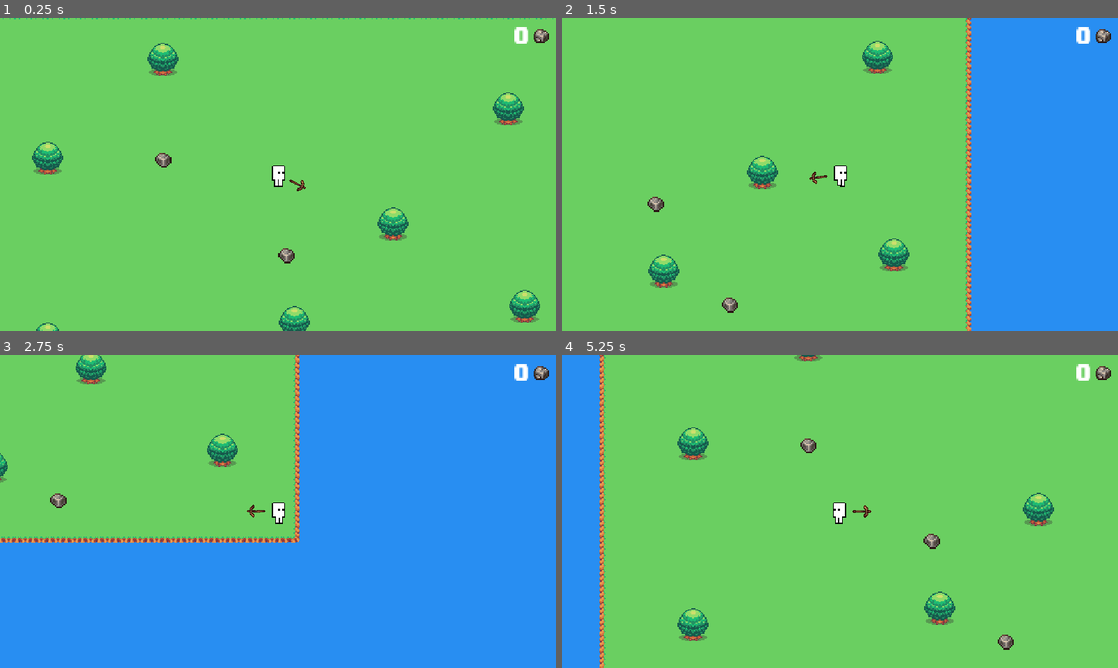
Above: before the commit, frames 1-4 (two rows, left to right).
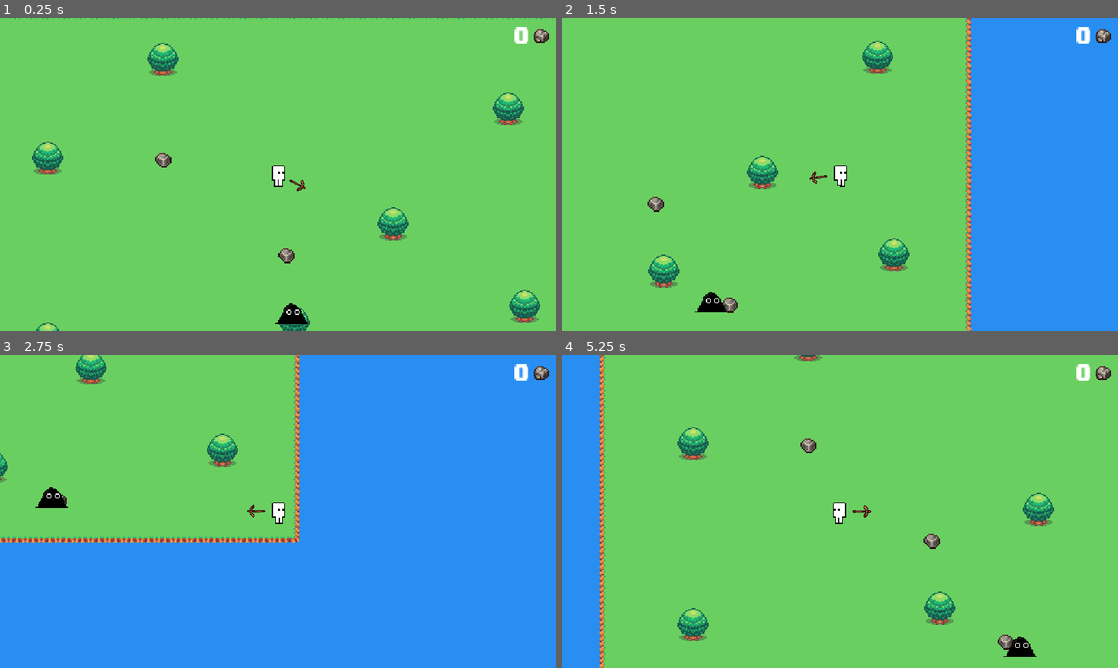
Above: after the commit, the same moments.

Repository: iglobruhka/Creatory2
Game: Godot game, scene res://MainScene.tscn
The game is run twice, just before and just after one commit, with the same random seed, the same clock (stepped at 60 frames per second) and the same inputs.
Inputs (mouse positions are in pixels of both pictures, inside the frame that each line leads up to):
- Up to frame 1 (0.25 s): no input
- Up to frame 2 (1.5 s): move the mouse to (845, 255) at 0.52 s; hold Right (ui_right) 0.53-1.28 s; click (845, 255) at 0.6 s; move the mouse to (728, 190) at 1.27 s; hold Down (ui_down) from 1.28 s (still down); click (728, 190) at 1.35 s
- Up to frame 3 (2.75 s): move the mouse to (166, 511) at 2.02 s; release Down (ui_down) at 2.03 s; hold Right (ui_right) from 2.03 s (still down); click (166, 511) at 2.1 s
- Up to frame 4 (5.25 s): move the mouse to (812, 574) at 2.77 s; release Right (ui_right) at 2.78 s; hold Up (ui_up) 2.78-3.53 s; click (812, 574) at 2.85 s; move the mouse to (1006, 558) at 3.52 s; hold Left (ui_left) 3.53-5.03 s; click (1006, 558) at 3.6 s; move the mouse to (606, 498) at 4.27 s; click (606, 498) at 4.35 s; move the mouse to (867, 511) at 5.02 s; hold Down (ui_down) from 5.03 s (still down); click (867, 511) at 5.1 s

The runs differ from the first frame. In frame 1, 0.2% of the frame differs, in the area x 49-56%, y 91-98%; in frame 2, 0.2%; in frame 3, 0.2%, in the area x 6-13%, y 42-49%; in frame 4, 0.2%.

Commit message:
slime
slime 1.0

Diff:
--- /dev/null
+++ b/Creature/scene/enemy.tscn
@@ -0,0 +1,66 @@
+[gd_scene load_steps=7 format=3 uid="uid://5uepu42hkxrh"]
+
+[ext_resource type="Script" path="res://scripts/Enemy.gd" id="1_x50rf"]
+[ext_resource type="Texture2D" uid="uid://b3pgu06ecgbuh" path="res://sprite/slimeSheet.png" id="2_56u1w"]
+
+[sub_resource type="RectangleShape2D" id="RectangleShape2D_f8cqg"]
+size = Vector2(28, 13)
+
+[sub_resource type="Animation" id="Animation_5bfkn"]
+resource_name = "slimeRunAnim"
+tracks/0/type = "value"
+tracks/0/imported = false
+tracks/0/enabled = true
+tracks/0/path = NodePath("Sprite2D:frame")
+tracks/0/interp = 1
+tracks/0/loop_wrap = true
+tracks/0/keys = {
+"times": PackedFloat32Array(0, 0.1, 0.2, 0.3, 0.4, 0.5),
+"transitions": PackedFloat32Array(1, 1, 1, 1, 1, 1),
+"update": 1,
+"values": [0, 1, 2, 3, 4, 5]
+}
+
+[sub_resource type="Animation" id="Animation_tlaja"]
+length = 0.001
+tracks/0/type = "value"
+tracks/0/imported = false
+tracks/0/enabled = true
+tracks/0/path = NodePath("Sprite2D:frame")
+tracks/0/interp = 1
+tracks/0/loop_wrap = true
+tracks/0/keys = {
+"times": PackedFloat32Array(0),
+"transitions": PackedFloat32Array(1),
+"update": 1,
+"values": [0]
+}
+
+[sub_resource type="AnimationLibrary" id="AnimationLibrary_l0hwa"]
+_data = {
+"RESET": SubResource("Animation_tlaja"),
+"slimeRunAnim": SubResource("Animation_5bfkn")
+}
+
+[node name="Enemy" type="CharacterBody2D"]
+z_index = 3
+collision_layer = 2
+collision_mask = 2
+script = ExtResource("1_x50rf")
+
+[node name="CollisionShape2D" type="CollisionShape2D" parent="."]
+position = Vector2(1, 8.5)
+shape = SubResource("RectangleShape2D_f8cqg")
+
+[node name="Sprite2D" type="Sprite2D" parent="."]
+texture = ExtResource("2_56u1w")
+hframes = 6
+
+[node name="StopTimer" type="Timer" parent="."]
+
+[node name="AnimationPlayer" type="AnimationPlayer" parent="."]
+libraries = {
+"": SubResource("AnimationLibrary_l0hwa")
+}
+
+[connection signal="timeout" from="StopTimer" to="." method="_on_stop_timer_timeout"]
--- /dev/null
+++ b/Creature/scripts/Enemy.gd
@@ -0,0 +1,40 @@
+extends CharacterBody2D
+
+var stands = true
+var destantion = Vector2()
+var speed = 50
+
+func _process(delta):
+	if velocity:
+		move_and_slide()
+		position.x = clamp(position.x, 0, 1000)
+		position.y = clamp(position.y, 0, 1000)
+	wander()
+
+func set_distanse(dest):
+	destantion = dest
+	velocity = (destantion - position).normalized() * speed
+	stands = false
+
+func cancel_movement():
+	velocity = Vector2()
+	destantion = Vector2()
+	$StopTimer.start(1)
+
+func wander():
+	var pos = position
+	if stands:
+		randomize()
+		var x = int(randf_range(pos.x - 150, pos.x + 150))
+		var y = int(randf_range(pos.y - 150, pos.y + 150))
+
+		x = clamp(x, 0, 1000)
+		y = clamp(y, 0, 1000)
+
+		set_distanse(Vector2(x,y))
+	elif velocity != Vector2():
+		if position.distance_to(destantion) <= speed:
+			cancel_movement()
+
+func _on_stop_timer_timeout():
+	stands = true
--- a/Creature/scripts/objects.gd
+++ b/Creature/scripts/objects.gd
@@ -6,10 +6,14 @@
 var stone_y
 var stone_max_count : int = 0
 var stone_drop_count : int = 0
+var slime_x
+var slime_y
+var slime_max_count : int = 0
 
 func _ready():
 	if tsn == true:
 		_create_stone()
+		_create_slime()
 		tsn = false
 
 func _create_stone():
@@ -27,6 +31,22 @@
 	await get_tree().create_timer(10).timeout
 	_create_stone()
 
+
+func _create_slime():
+	if slime_max_count <= 10:
+		var st = load("res://scene/enemy.tscn")
+		var slime = st.instantiate()
+		var rng = RandomNumberGenerator.new()
+		var x = rng.randi_range(0, 200)
+		var y = rng.randi_range(0, 200)
+		slime.position = Vector2(x,y)
+		slime_x = x
+		slime_y = y
+		add_child(slime)
+		slime_max_count += 1
+	await get_tree().create_timer(20).timeout
+	_create_slime()
+
 func _stone_drop():
 	var stdr = load("res://scene/stone_drop.tscn")
 	var stonedr = stdr.instantiate()
Binary file added: Creature/scripts/slime.gif
Binary file added: Creature/sprite/slimeSheet.png
Not shown, added: Creature/sprite/slimeSheet.png.import
